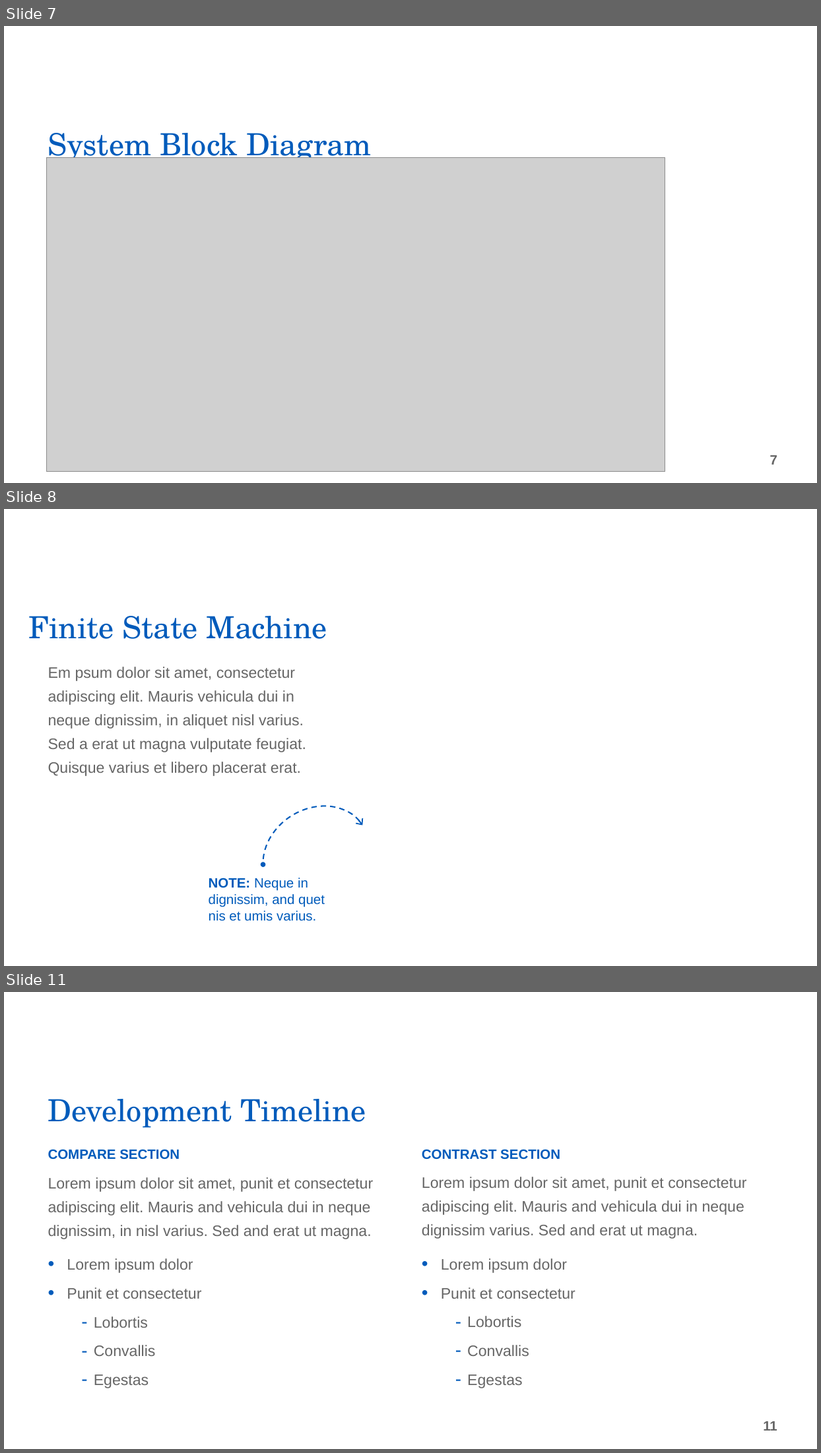
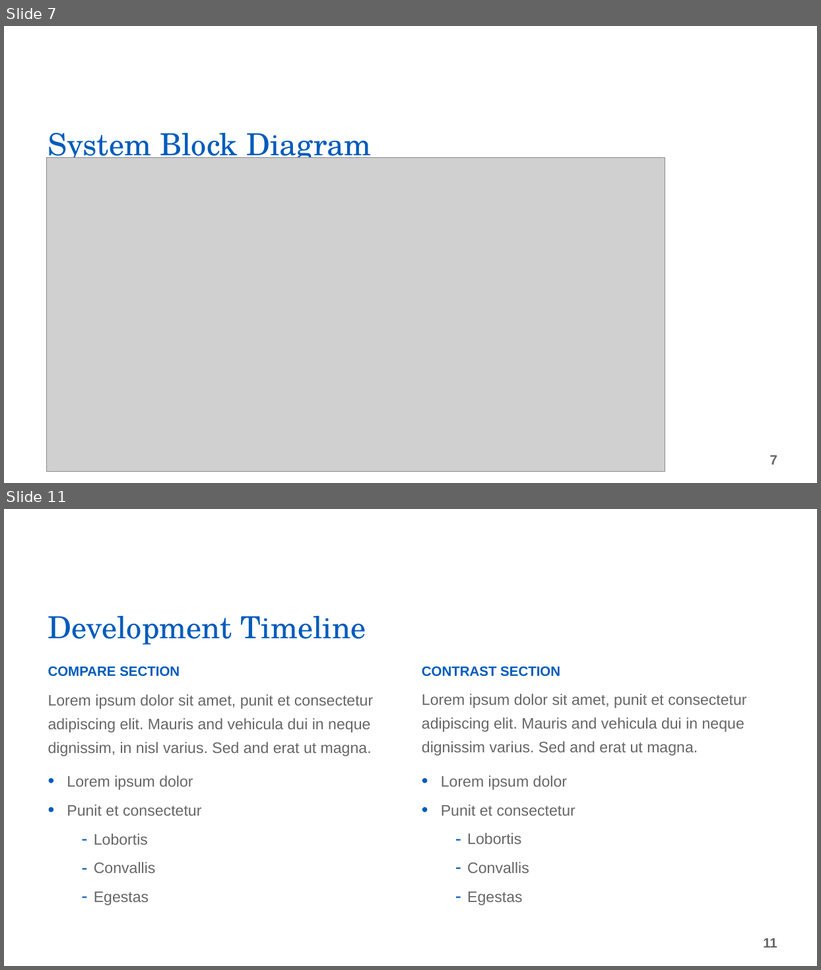
Before and after one commit to CPompey1/Xplore-Project, a slide deck: docs/Xplore Overview Presentation.pptx. Shown one above the other, each under a label of ours: slides 7, 8 and 11 before the commit, slides 7 and 11 after it; the slides between them are not shown. The pictures are 821x1453 and 821x970 pixels, drawn with LibreOffice and Linux fonts; fonts in the diff are those of the drawing; grey boxes stand for pictures; background and template pictures are left out. Boxes give left, top, right and bottom in pixels: in the first picture for what was removed or moved away, otherwise in the second. Text is boxed around its words. In the diff, an @@ line names an element or a change of style, - is before the commit and + after.

```diff
--- a/docs/Xplore Overview Presentation.pptx
+++ b/docs/Xplore Overview Presentation.pptx
@@ slide 8 removed at [4, 509, 817, 966], background picture (left out) @@
@@ title removed at [28, 616, 327, 639] @@
-Finite State Machine
@@ text removed at [48, 667, 306, 776] @@
-Em psum dolor sit amet, consectetur adipiscing elit. Mauris vehicula dui in neque dignissim, in aliquet nisl varius. Sed a erat ut magna vulputate feugiat. Quisque varius et libero placerat erat.
@@ arc (boxed as its full ellipse) removed at [244, 786, 388, 925] @@
@@ text removed at [209, 878, 325, 921] @@
-NOTE: Neque in dignissim, and quet nis et umis varius.
```
Also in this commit, not shown: 5 slides changed, 1 slide added.
